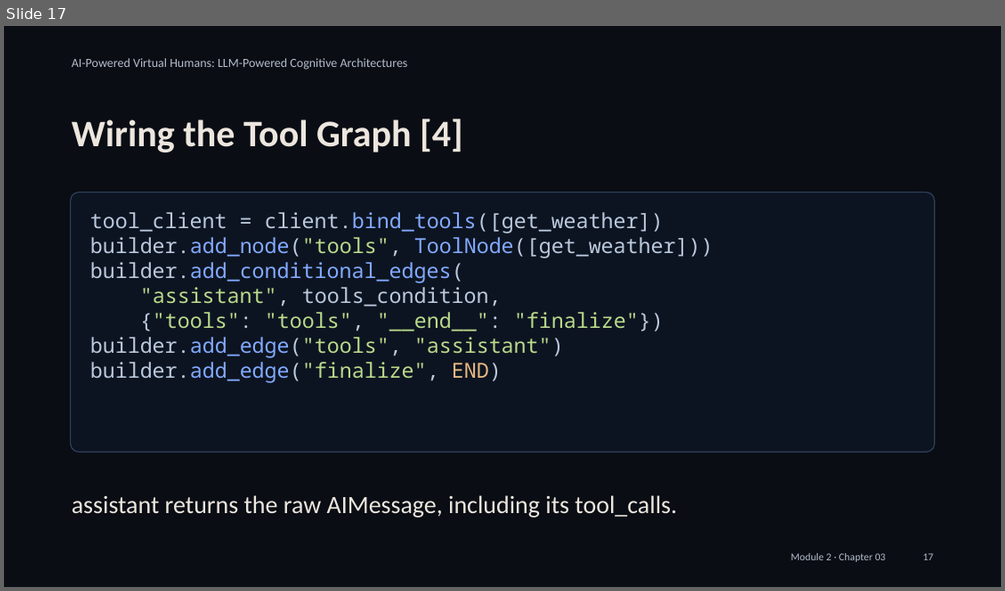
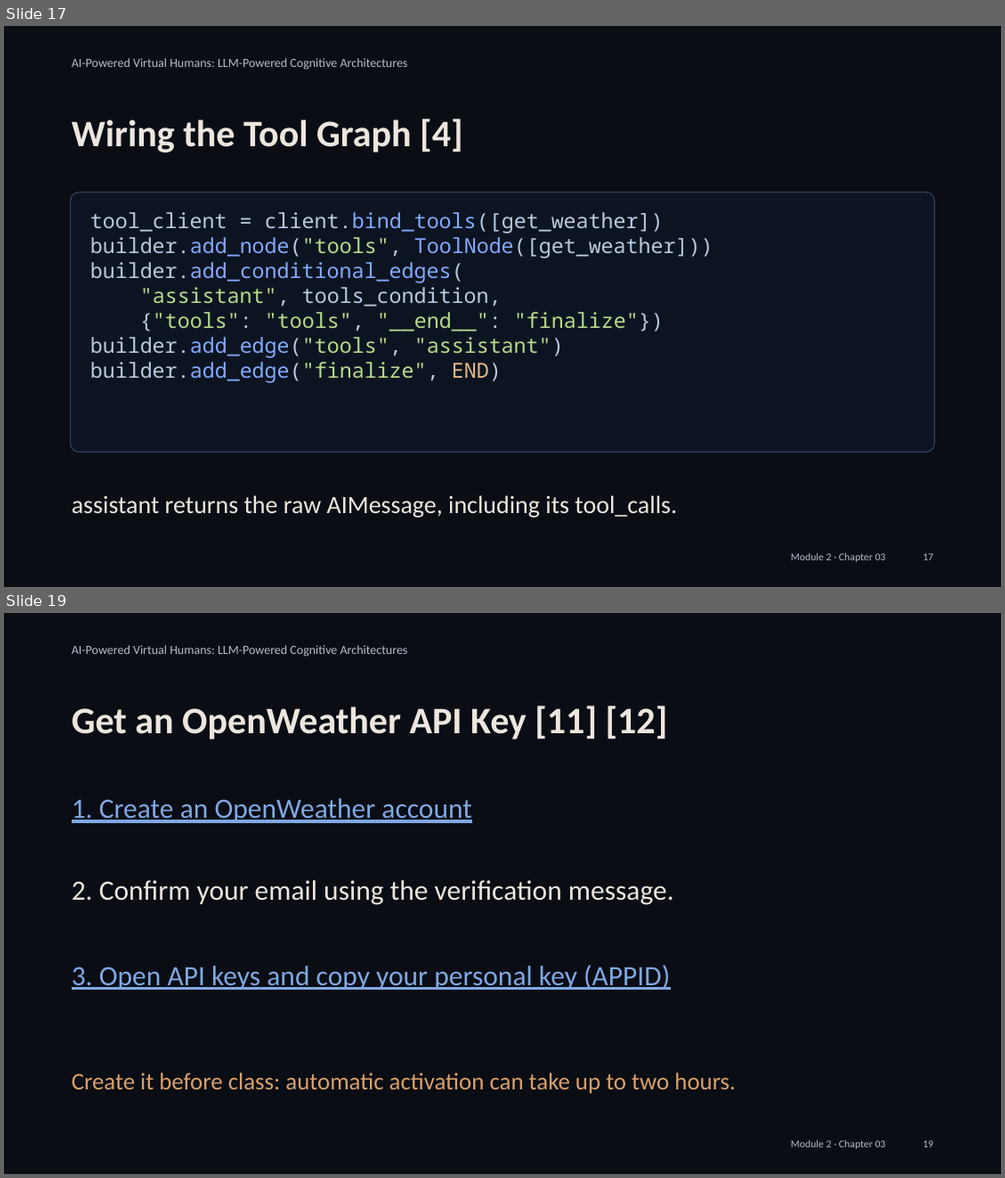
Before and after one commit to alessandropec/virtual-humans-cognitive-architectures, a slide deck: virtual_human_course/Module_2/Chapter_03/Slides/Module_2_Chapter_03_Integration_with_the_Virtual_Human.pptx. Shown one above the other, each under a label of ours: slide 17 before the commit, slides 17 and 19 after it; the slides between them are not shown. The pictures are 1005x591 and 1005x1178 pixels, drawn with LibreOffice and Linux fonts; fonts in the diff are those of the drawing. Boxes give left, top, right and bottom in pixels: in the first picture for what was removed or moved away, otherwise in the second. Text is boxed around its words. In the diff, an @@ line names an element or a change of style, - is before the commit and + after.

Commit message:
Move OpenWeather setup tutorial into slides

```diff
--- a/virtual_human_course/Module_2/Chapter_03/Slides/Module_2_Chapter_03_Integration_with_the_Virtual_Human.pptx
+++ b/virtual_human_course/Module_2/Chapter_03/Slides/Module_2_Chapter_03_Integration_with_the_Virtual_Human.pptx
@@ slide 19 added at (4, 613, 1001, 1174), background #0A0D14 @@
@@ text added at (72, 645, 408, 657), 9 pt, text #B4BDCB @@
+AI-Powered Virtual Humans: LLM-Powered Cognitive Architectures
@@ text added at (72, 706, 668, 739), 27 pt, text #ECE6DE, bold @@
+Get an OpenWeather API Key [11] [12]
@@ text added at (72, 798, 471, 823), 20.2 pt, text #7FA8E3, underline @@
+1. Create an OpenWeather account
@@ text added at (72, 880, 674, 905), 20.2 pt, text #ECE6DE @@
+2. Confirm your email using the verification message.
@@ text added at (72, 965, 670, 989), 20.2 pt, text #7FA8E3, underline @@
+3. Open API keys and copy your personal key (APPID)
@@ text added at (72, 1072, 736, 1094), 17.2 pt, text #D9A06B @@
+Create it before class: automatic activation can take up to two hours.
@@ text added at (791, 1140, 886, 1149), 7.5 pt, text #B4BDCB @@
+Module 2 · Chapter 03
@@ text added at (922, 1140, 933, 1147), 7.5 pt, text #B4BDCB @@
+19
```
Also in this commit, not shown: 10 slides changed, 1 other slide added, 4 other files.
